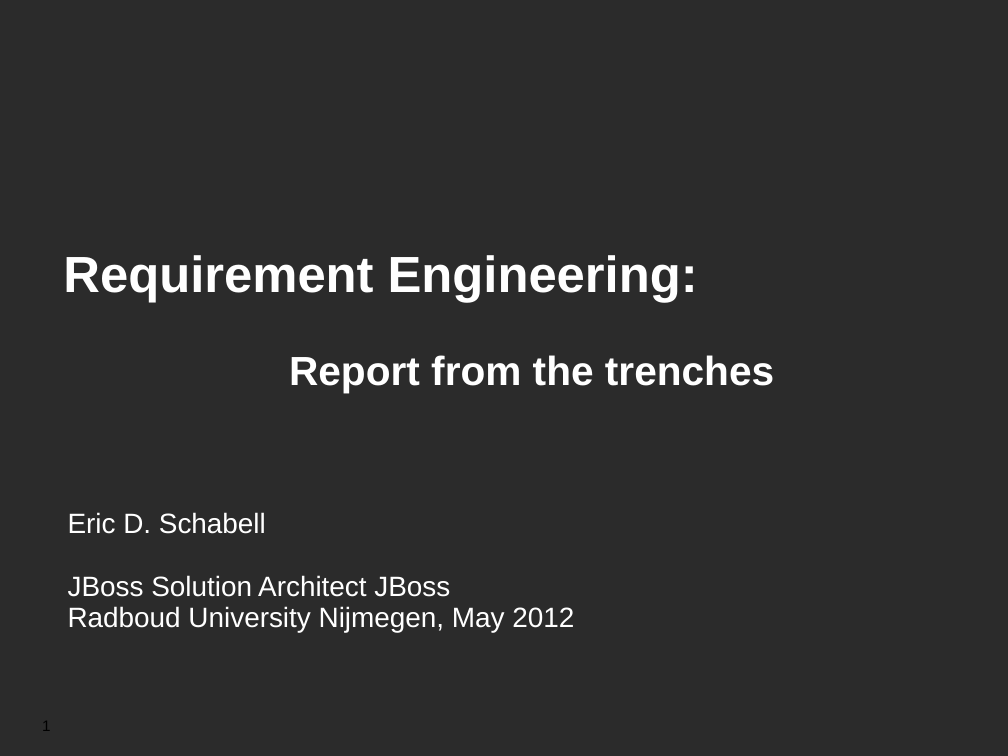
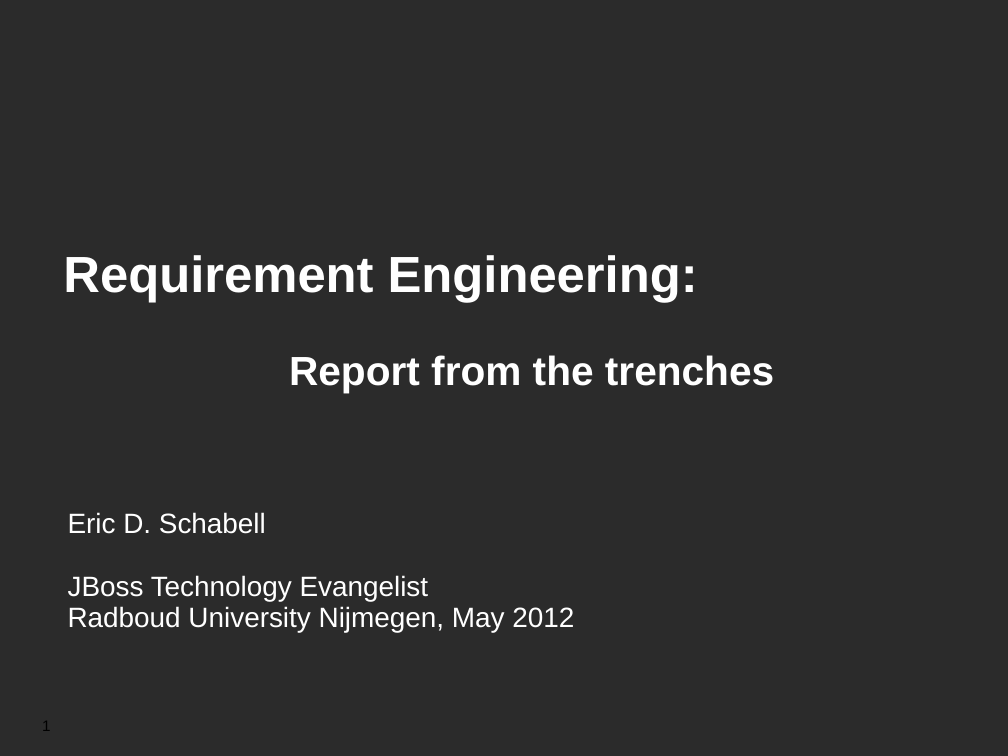
Before and after one commit to eschabell/presentations, a slide deck: slide 1 of teaching/ru_gast_college_req_engineering_may2012.odp. Drawn at 1008x756 pixels with LibreOffice and Linux fonts; fonts in the diff are those of the drawing; background and template pictures are left out; a plain dark background stands for a picture behind light text. Boxes give left, top, right and bottom in pixels: in the first picture for what was removed or moved away, otherwise in the second. Text is boxed around its words. In the diff, an @@ line names an element or a change of style, - is before the commit and + after.

Commit message:
Added fixed re slides.

```diff
--- a/teaching/ru_gast_college_req_engineering_may2012.odp
+++ b/teaching/ru_gast_college_req_engineering_may2012.odp
@@ text at (68, 575, 429, 601): text changed @@
-JBoss Solution Architect JBoss
+JBoss Technology Evangelist
```
Also in this commit, not shown: 10 other slides changed.
